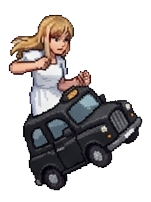
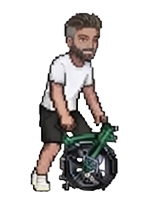
Before/after of a 151 x 202 layered artwork. What changed in the layer stack:
hid "Layer 7" over box(8, 14, 143, 191)
added layer "Layer 11" above "Layer 2" over box(30, 12, 119, 192)